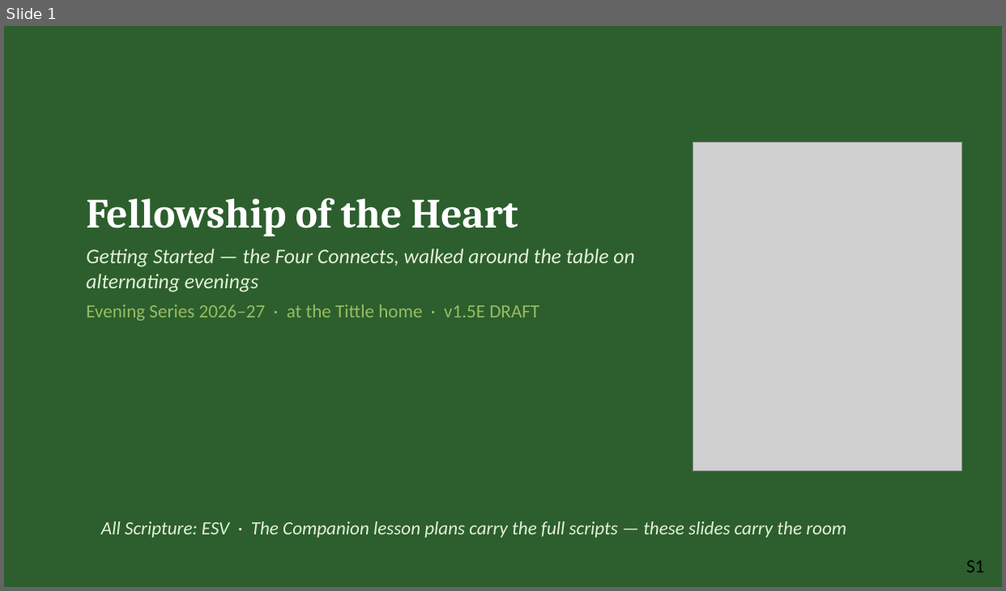
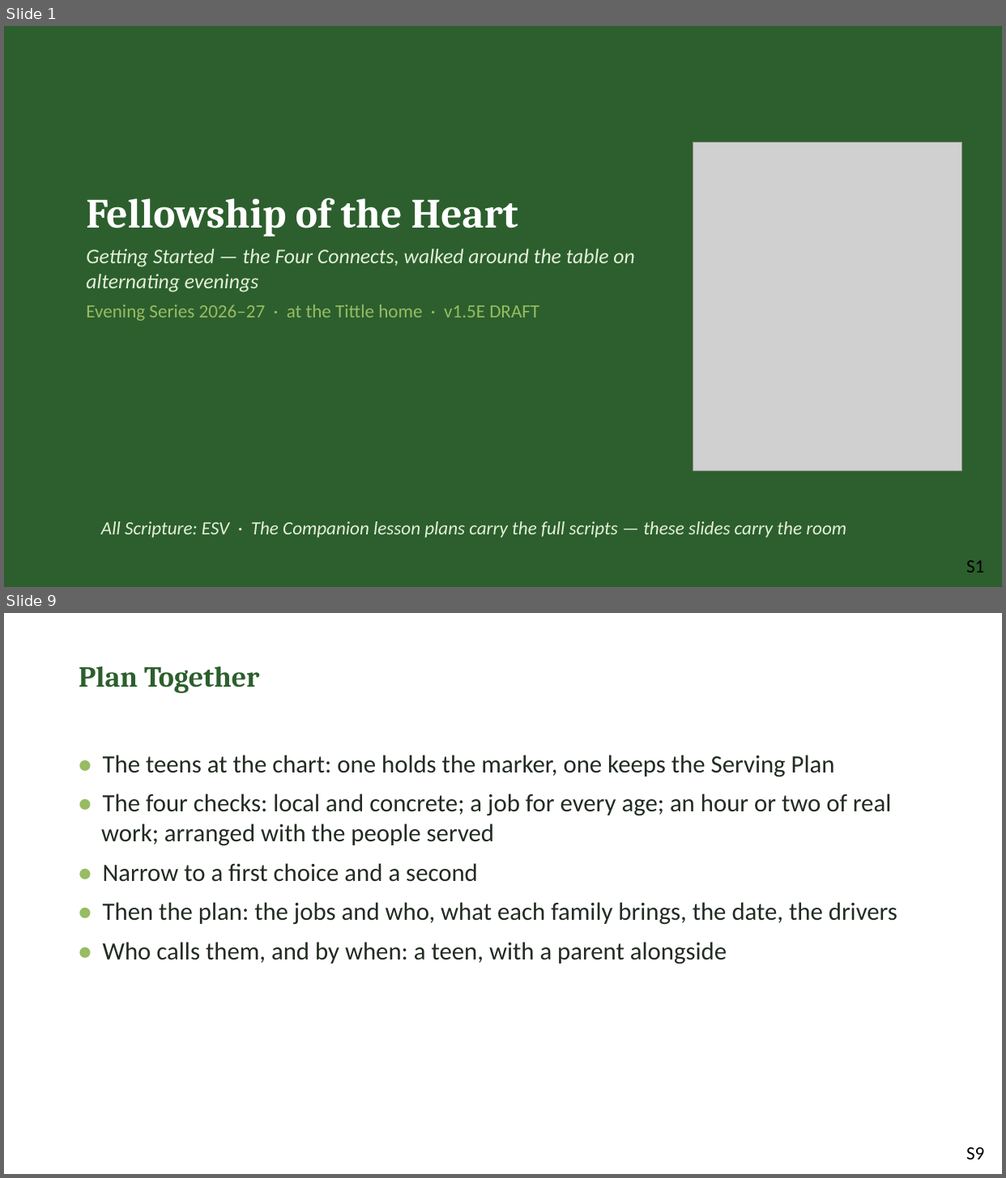
Before and after one commit to jgtittle-ministries/fellowship-of-the-heart-pilot-at-cca, a slide deck: docs/evening/materials/evening-13-slides.pptx. Shown one above the other, each under a label of ours: slide 1 before the commit, slides 1 and 9 after it; the slides between them are not shown. The pictures are 1006x591 and 1006x1178 pixels, drawn with LibreOffice and Linux fonts; fonts in the diff are those of the drawing; grey boxes stand for pictures. Boxes give left, top, right and bottom in pixels: in the first picture for what was removed or moved away, otherwise in the second. Text is boxed around its words. In the diff, an @@ line names an element or a change of style, - is before the commit and + after.

```diff
--- a/docs/evening/materials/evening-13-slides.pptx
+++ b/docs/evening/materials/evening-13-slides.pptx
@@ slide 9 added at (x1=4, y1=613, x2=1002, y2=1174), background #FFFFFF @@
@@ text added at (x1=79, y1=666, x2=259, y2=693), 28 pt, text #2C5F2D, bold @@
+Plan Together
@@ text added at (x1=101, y1=755, x2=897, y2=965), 24 pt, text #222B22 @@
+• The teens at the chart: one holds the marker, one keeps the Serving Plan
+• The four checks: local and concrete; a job for every age; an hour or two of real work; arranged with the people served
+• Narrow to a first choice and a second
+• Then the plan: the jobs and who, what each family brings, the date, the drivers
+• Who calls them, and by when: a teen, with a parent alongside
@@ text added at (x1=966, y1=1148, x2=984, y2=1160), 18 pt, text #000000 @@
+S9
```
Also in this commit, not shown: 12 slides changed, 3 other slides added, 8 other files.
